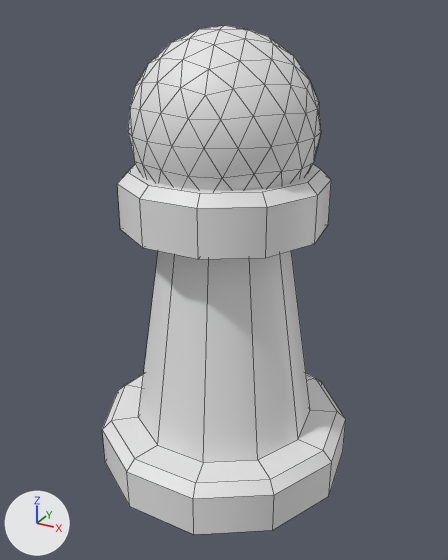
An edit to the Blender file source_assets/meshes/pawn.blend, drawn before and after from the same camera.
Both versions are drawn from a 50 mm lens placed at (0.93, -1.694, 1.541), pointed at (0.005, -0.012, 0.7). Arrows for +X, +Y and +Z are at lower left; the lights stay in place. Mesh edges are drawn as thin lines.

Names of what the first picture shows: 'Pawn'.
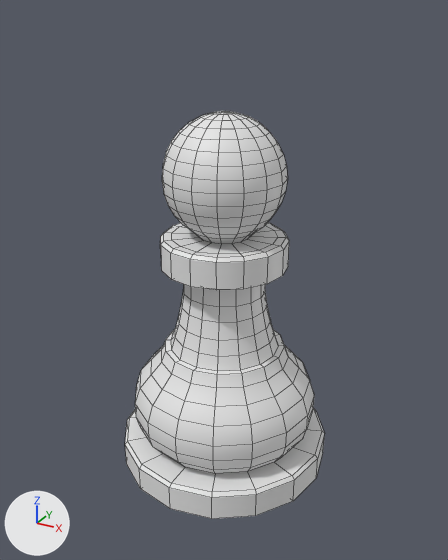
Pixel boxes [x1, y1, x2, y2] of what changed, in the pictures (448 x 560 px):
'Pawn', reshaped, modifiers changed (18% narrower, 20% shorter)
    before: [102, 25, 346, 534]
    after: [125, 111, 324, 519]
part 1 of me_circle, rebuilt (18% narrower, 10% taller)
    before: [102, 164, 346, 534]
    after: [125, 111, 324, 519]
part 2 of me_circle, deleted
    before: [128, 25, 321, 190]

The change, as a diff of the scene's bpy script:
```diff
--- a/source_assets/meshes/pawn.blend.py
+++ b/source_assets/meshes/pawn.blend.py
@@ me_circle @@
 # used by ob_pawn; location = (0.0, 0.0, 0.0)
-me_circle.from_pydata(...)  # 250 vertices, 399 faces; spans x -0.445..0.445, y -0.432..0.45, z 0.0..1.493
+me_circle.from_pydata(...)  # 578 vertices, 592 faces; spans x -0.375..0.375, y -0.375..0.375, z 0.0..1.251
+# me_circle part 1: the loose piece of 88 vertices spanning x -0.445..0.445, y -0.432..0.45, z 0.0..1.08 is rebuilt with 578 vertices and now spans x -0.375..0.375, y -0.375..0.375, z 0.0..1.251
+# me_circle part 2
+# 162 vertices are removed from x -0.294..0.294, y -0.294..0.294, z 0.906..1.493
+# 320 faces are deleted
@@ ob_pawn @@
 _m = ob_pawn.modifiers.new('EdgeSplit', 'EDGE_SPLIT')
-_m.use_edge_angle = False
```
